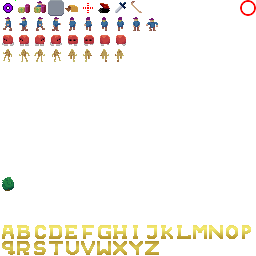
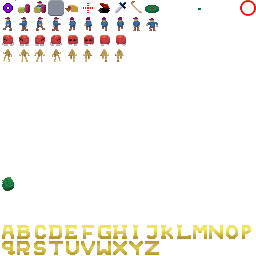
Layers edited between the first and the second 256px x 256px image:
painted on "Bakgrund" over [145, 5, 201, 13]
